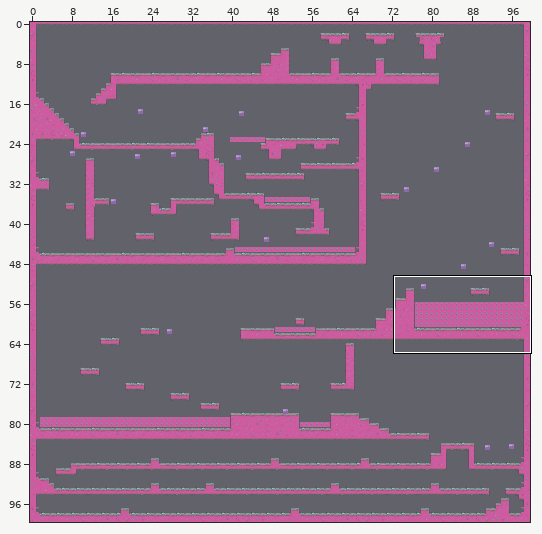
Tiled map -- res/maps/testmap_3.tmx. Above: a wide view before the commit, with the close-up outlined.
Close-up. The starting point:
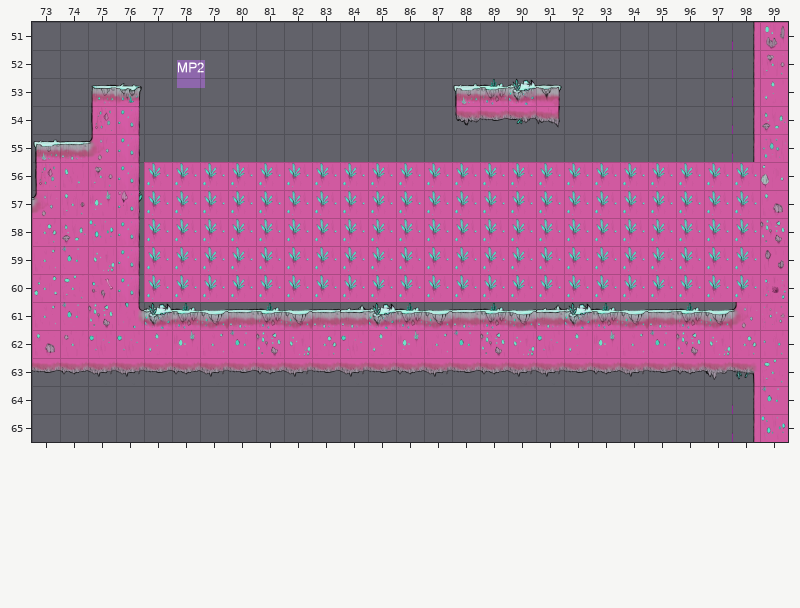
Cells are 64x64 px. Shown: x 73..99, y 51..65. The commit also changed other parts of the map, which this record leaves out.
Now the later version:
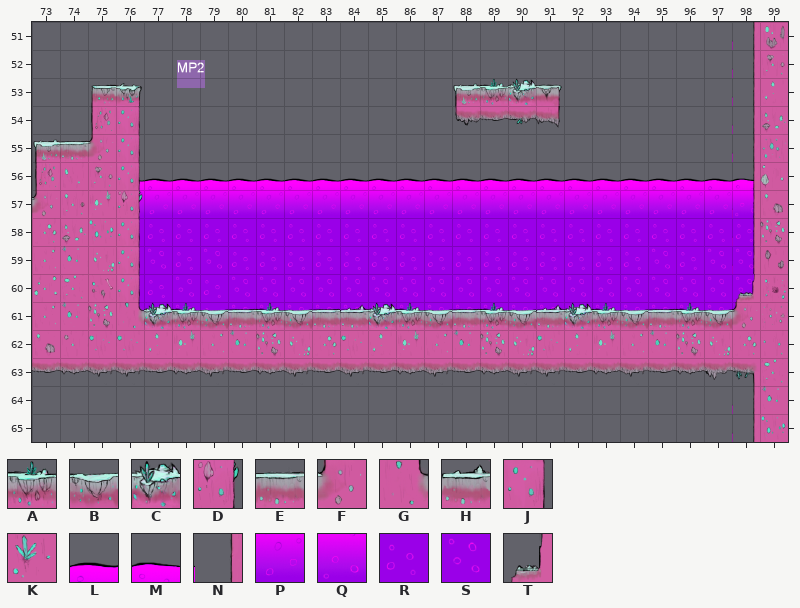
Key: from "tiledmap_final": A 7, B 8, C 9, D 35, E 55, F 56, G 60, H 61, J 87, K 158, L 179, M 180, N 181, P 204, Q 205, R 229, S 230, T 237.
_ is an empty cell.
Tiles of an added or newly shown layer are drawn over the layers below it.
What changed:
{"where": "layer \"Kachelebene 1\" (removed)"}
{"y":56,"x":76,"old":"JKKKKKKKKKKKKKKKKKKKKKK","new":"_______________________"}
{"y":57,"x":76,"old":"DKKKKKKKKKKKKKKKKKKKKKK","new":"_______________________"}
{"y":58,"x":76,"old":"JKKKKKKKKKKKKKKKKKKKKKK","new":"_______________________"}
{"y":59,"x":76,"old":"JKKKKKKKKKKKKKKKKKKKKKK","new":"_______________________"}
{"y":60,"x":76,"old":"JKKKKKKKKKKKKKKKKKKKKKK","new":"_______________________"}
{"y":61,"x":76,"old":"GCABEABEHCABEABHCABEABF","new":"_______________________"}
{"where": "layer \"deadzone\" (added)"}
{"y":56,"x":76,"old":"_______________________","new":"LLLLLLLLLLLLLLLLLLLLLLM"}
{"y":57,"x":76,"old":"_______________________","new":"PPPPPPPPPPPPPPPPPPPPPPQ"}
{"y":58,"x":76,"old":"_______________________","new":"RRRRRRRRRRRRRRRRRRRRRRR"}
{"y":59,"x":76,"old":"_______________________","new":"RSRSRRRRRRRRRRRRRRRSRSS"}
{"y":60,"x":76,"old":"_______________________","new":"RRSRSSSSSSSSSSSSSSSSSSS"}
{"y":61,"x":76,"old":"_______________________","new":"RRSRSSSSSSSSSSSSSSSSSSS"}
{"where": "layer \"tileset\" (added)"}
{"y":56,"x":76,"old":"_","new":"J"}
{"y":56,"x":98,"old":"_","new":"N"}
{"y":57,"x":76,"old":"_","new":"D"}
{"y":57,"x":98,"old":"_","new":"N"}
{"y":58,"x":76,"old":"_","new":"J"}
{"y":58,"x":98,"old":"_","new":"N"}
{"y":59,"x":76,"old":"_","new":"J"}
{"y":59,"x":98,"old":"_","new":"N"}
{"y":60,"x":76,"old":"_","new":"J"}
{"y":60,"x":98,"old":"_","new":"T"}
{"y":61,"x":76,"old":"_______________________","new":"GCABEABEHCABEABHCABEABF"}
{"label":"changed","picture_box":[139,162,757,328]}
